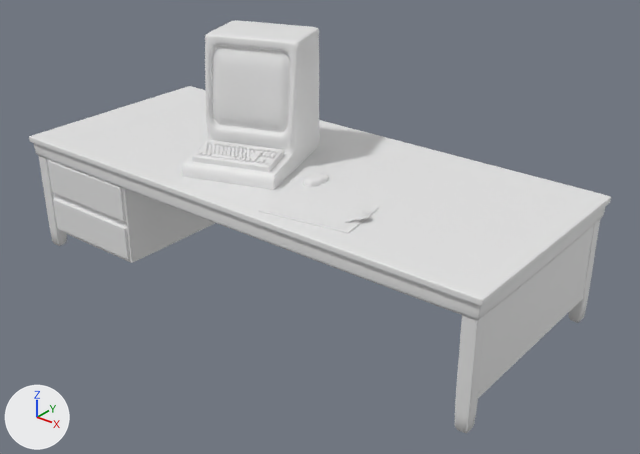
What one commit did to the Blender file modelBlend/SecurityRoomInitial.blend.
Camera for both pictures: a camera (50 mm lens) standing at (8.47, -3.35, 7.32) and looking at (0.55, 6.55, 1.19). The lights are fixed; the arrows at lower left show +X, +Y and +Z.
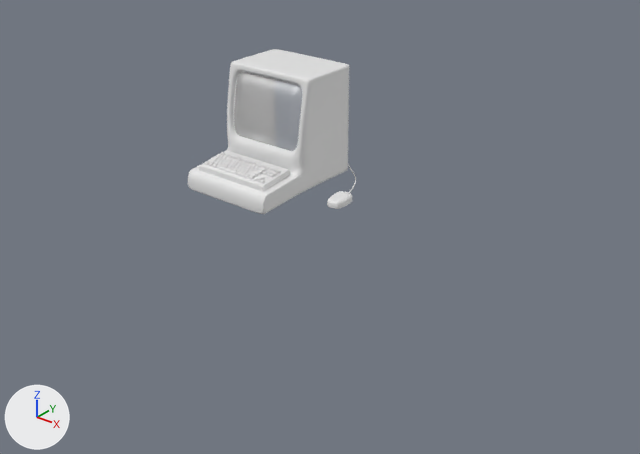
Commit message: 2025-6-8 Update V2 version of security room and PC

The change, as a list of edits to the scene's bpy script:
```text
Add mat_material_001:
    mat_material_001 = principled_material('Material.001')
    mat_material_001.base_color = (0.8, 0.8, 0.8)  # white #e7e7e7
Add mat_material:
    mat_material = bpy.data.materials.new('Material')
    # nodes: AddShader, BsdfAnisotropic, BsdfTransparent, OutputMaterial
    # colours: light grey #dddddd, grey #a9a9a9
Change me_cube_001:
    used by ob_cube_003; location = (-0.64, 6.35, 3.06); rotation_euler = (0.0, 0.0, 0.325), in degrees (0, 0, 19)
    remove me_cube_001.from_pydata(...)  # 294 vertices, 293 faces; spans x -0.77..0.77, y -1.02..1.0, z -1.05..1.0
    add me_cube_001.from_pydata(...)  # 8375 vertices, 8080 faces; spans x -0.77..1.54, y -1.02..1.36, z -1.04..0.69
    me_cube_001 part 1: 4 vertices moved within x -0.75..0.75, y -0.25..-0.23, z -0.69; 282 vertices removed from x -0.77..0.77, y -1.02..1.0, z -1.05..1.0; 8363 vertices added at x -0.77..1.54, y -1.02..1.36, z -1.04..0.69
    add me_cube_001.materials.append(mat_material)
    add me_cube_001.materials.append(mat_material_001)  # white #e7e7e7
Change ob_cube:
    add ob_cube.hide_render = True
Change ob_cube_001:
    add ob_cube_001.hide_render = True
Change ob_cube_002:
    ob_cube_002.location: (1.36, 5.5, 2.1) -> (-1.66, 5.75, 2.1)
    ob_cube_002.rotation_euler: (0.0, 0.0, -1.408) -> (0.0, 0.0, 1.175)  # degrees (0, 0, -81) -> degrees (0, 0, 67)
    add ob_cube_002.hide_render = True
Change ob_plane_001:
    add ob_plane_001.hide_render = True
Change ob_cube_003:
    ob_cube_003.rotation_euler: (0.0, 0.0, 0.325) -> (0.0, 0.0, 0.0)  # degrees (0, 0, 19) -> degrees (0, 0, 0)
    remove _m = ob_cube_003.modifiers.new('Subdivision', 'SUBSURF')
    remove _m.levels = 2
    ob_cube_003.location: (-0.64, 6.35, 3.06) -> (0.02, 6.0, 3.06)
Remove ob_cube_004:
    ob_cube_004 = bpy.data.objects.new('Cube.004', me_cube_003)
    ob_cube_004.location = (-0.46, 5.76, 2.44)
    ob_cube_004.rotation_euler = (0.0, 0.0, 0.325)  # degrees (0, 0, 19)
    ob_cube_004.scale = (0.0271, 0.028, 0.0271)
Remove ob_cube_005:
    ob_cube_005 = bpy.data.objects.new('Cube.005', me_cube_100)
    ob_cube_005.location = (0.69, 6.23, 2.14)
    ob_cube_005.scale = (0.172, 0.172, 0.172)
```

Where the change shows, as pixel boxes [x1, y1, x2, y2] in the pictures (640 x 454 px):
'Cube', hidden: before [29, 86, 611, 433]
'Cube.003', reshaped, moved, turned, modifiers changed: before [182, 20, 319, 190]; after [188, 49, 356, 214]
'Cube.001', hidden: before [48, 159, 215, 263]
'Plane.003', no longer drawn: before [262, 189, 371, 229]
'Cube.004', deleted: before [196, 141, 278, 165]
'Cube.002', hidden: before [258, 188, 379, 233]
'Cube.005', deleted: before [303, 172, 328, 187]
'Plane.001', hidden: before [346, 210, 370, 222]
'Plane.002', no longer drawn: before [352, 219, 363, 223]
